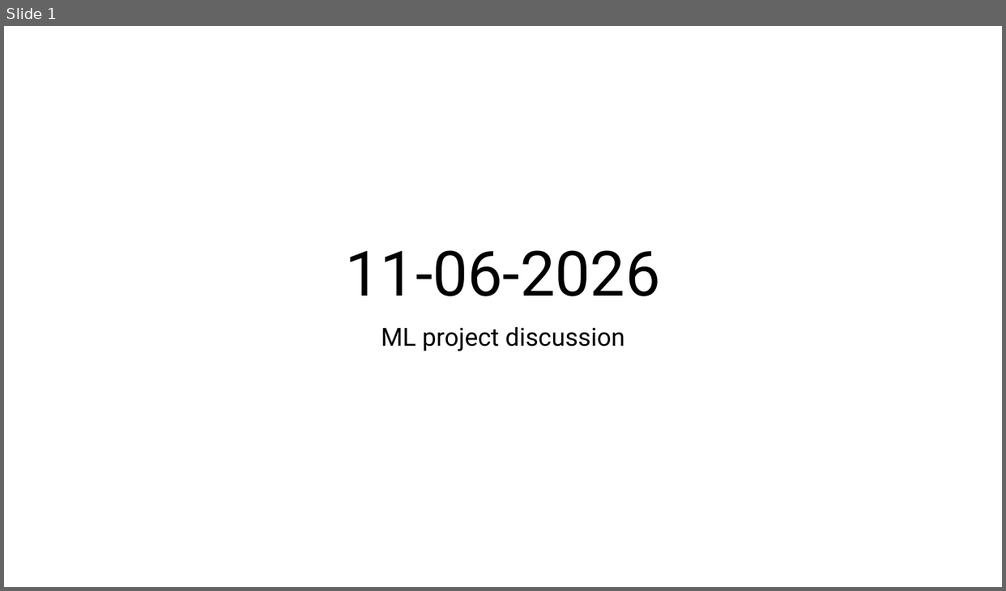
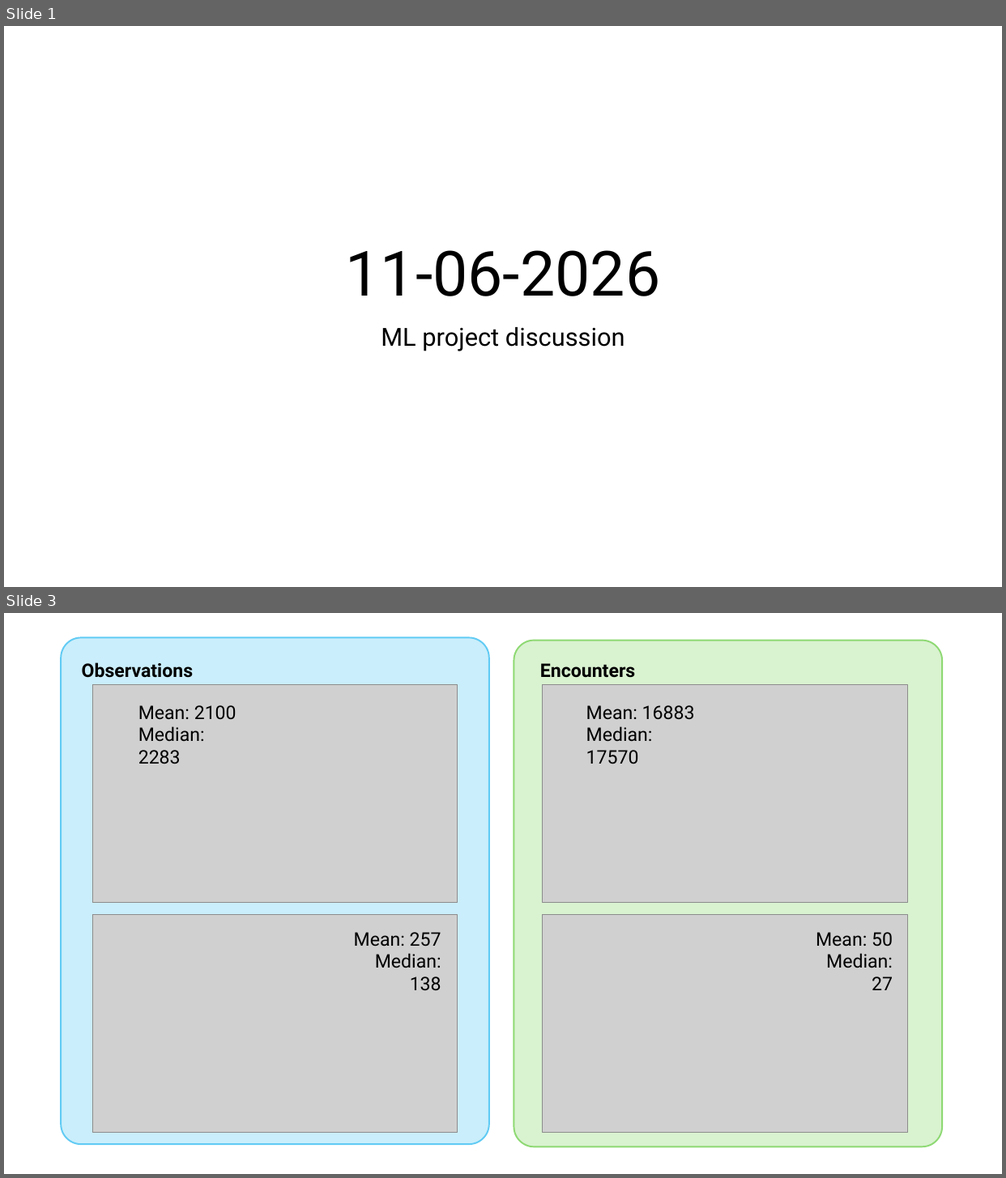
Before and after one commit to sophie-kearney/CVD_multimodal_prediction, a slide deck: meetings/11-06-2025.pptx. Shown one above the other, each under a label of ours: slide 1 before the commit, slides 1 and 3 after it; the slides between them are not shown. The pictures are 1006x591 and 1006x1178 pixels, drawn with LibreOffice and Linux fonts; fonts in the diff are those of the drawing; grey boxes stand for pictures. Boxes give left, top, right and bottom in pixels: in the first picture for what was removed or moved away, otherwise in the second. Text is boxed around its words. In the diff, an @@ line names an element or a change of style, - is before the commit and + after.

```diff
--- a/meetings/11-06-2025.pptx
+++ b/meetings/11-06-2025.pptx
@@ slide 3 added at [4, 613, 1002, 1174], background #FFFFFF @@
@@ rounded rectangle added at [61, 637, 489, 1144], fill #CAEEFB, outline #61CBF4 1.5 pt @@
@@ rounded rectangle added at [513, 640, 942, 1147], fill #D9F2D0, outline #8ED973 1.5 pt @@
@@ text added at [82, 662, 194, 678], 18 pt, text #000000, bold @@
+Observations
@@ picture added at [92, 685, 458, 903] @@
@@ text added at [540, 663, 635, 678], 18 pt, text #000000, bold @@
+Encounters
@@ picture added at [543, 685, 908, 903] @@
@@ text added at [138, 705, 236, 764], 18 pt, text #000000 @@
+Mean: 2100
+Median: 2283
@@ text added at [586, 705, 695, 764], 18 pt, text #000000 @@
+Mean: 16883
+Median: 17570
@@ picture added at [92, 914, 458, 1132] @@
@@ picture added at [543, 914, 908, 1132] @@
@@ text added at [354, 932, 441, 991], 18 pt, text #000000 @@
+Mean: 257
+Median: 138
@@ text added at [816, 932, 893, 990], 18 pt, text #000000 @@
+Mean: 50
+Median: 27
```
Also in this commit, not shown: 2 other slides added, 1 slide removed, 5 other files.
